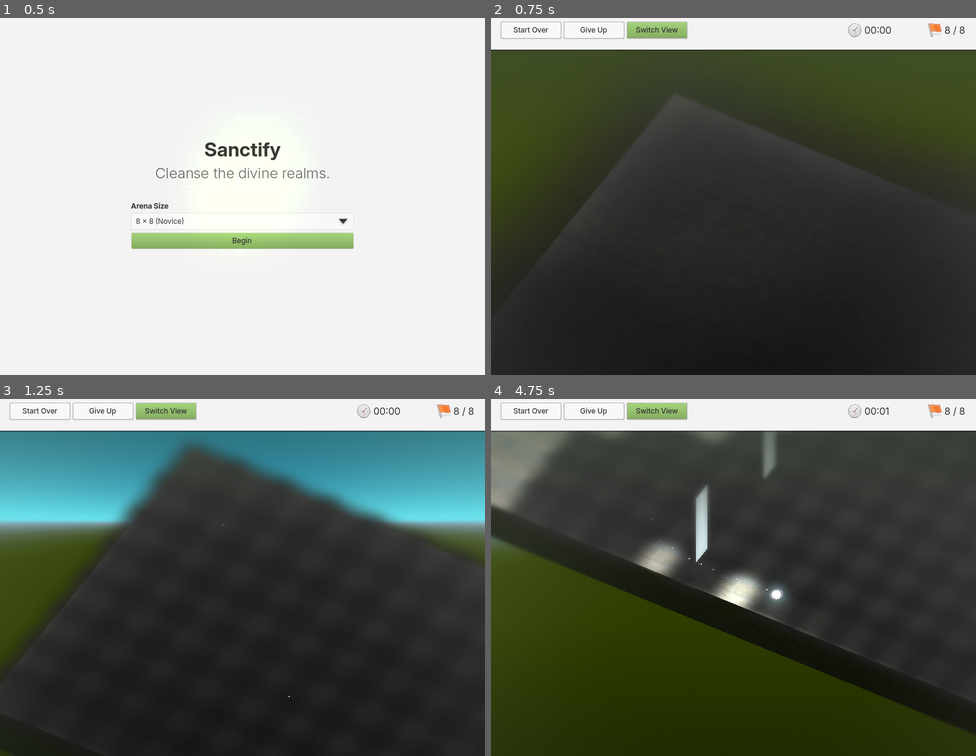
Above: before the commit, frames 1-4 (two rows, left to right).
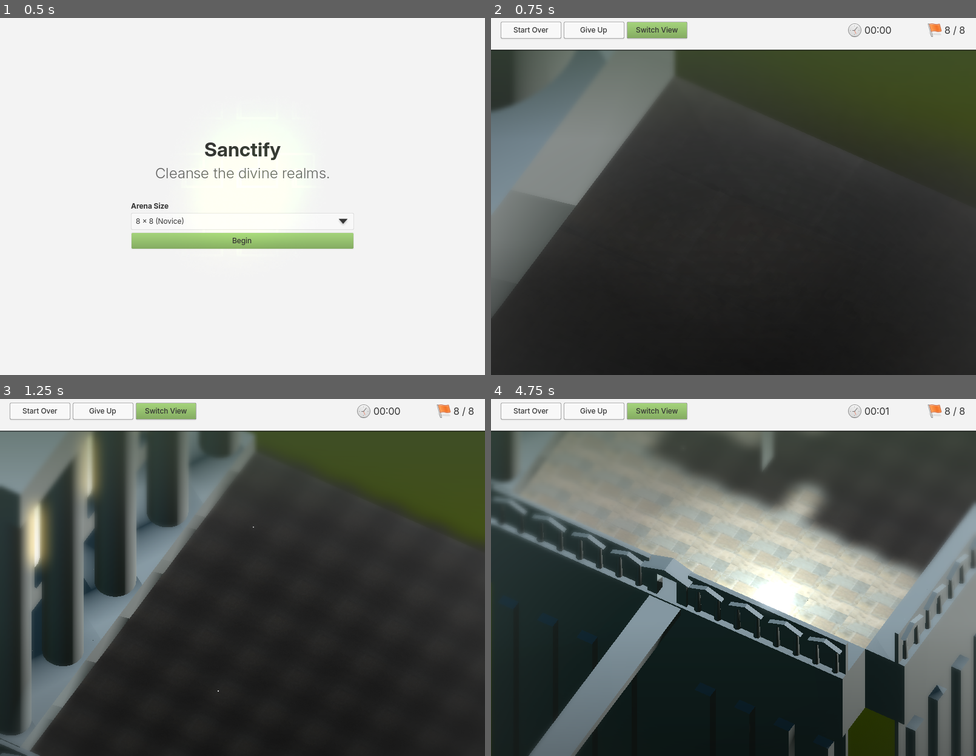
Above: after the commit, the same moments.

Repository: watsonprojects/Sanctify
Game: Godot game, scene res://main_menu.tscn
Same seed, same stepped clock (60 frames per second), same inputs: the game is played once before the commit and once after it.
Inputs (mouse positions are in pixels of both pictures, inside the frame that each line leads up to):
- Up to frame 1 (0.5 s): no input
- Up to frame 2 (0.75 s): click "Begin" at 0.5 s
- Up to frame 3 (1.25 s): no input
- Up to frame 4 (4.75 s): click "Start Over" at 1.25 s; click "Start Over" at 2 s; tap Enter (cursor_reveal) at 2.75, 3.6 s; move the mouse to (840, 556) at 2.77 s; hold D (cursor_right) 2.78-3.53 s; hold Space (cursor_flag) 2.78-3.53 s; click (840, 556) at 2.92 s; move the mouse to (636, 591) at 3.52 s; hold S (cursor_down) 3.53-4.28 s; move the mouse to (782, 495) at 4.27 s; hold D (cursor_right) from 4.28 s (still down); right-click (782, 495) at 4.35 s

Frame 1 is identical in both runs. In frame 2, 16% of the frame differs, in the area x 0-77%, y 8-85%; in frame 3, 35%; in frame 4, 60%, in the area x 0-100%, y 9-100%.

Commit message:
Add precedural environment

Diff:
--- a/arena.tscn
+++ b/arena.tscn
@@ -52,6 +52,7 @@
 background_mode = 2
 background_color = Color(0.136715, 0.374687, 0.569955, 1)
 sky = SubResource("Sky_urgai")
+sky_custom_fov = 64.0
 ambient_light_source = 2
 ambient_light_color = Color(0.158472, 0.158472, 0.158472, 1)
 reflected_light_source = 2
@@ -70,7 +71,7 @@
 script = ExtResource("1_2d1np")
 
 [node name="Camera3D" type="Camera3D" parent="."]
-transform = Transform3D(0.866025, -0.353553, 0.353553, 0, 0.707107, 0.707107, -0.5, -0.612372, 0.612372, 7.07106, 14.8921, 12.2474)
+transform = Transform3D(0.866025, -0.383022, 0.321394, 0, 0.642787, 0.766044, -0.5, -0.663413, 0.55667, 6.42787, 16.0709, 11.1334)
 cull_mask = 1048567
 projection = 1
 size = 8.0
@@ -89,7 +90,7 @@
 grow_vertical = 2
 
 [node name="IsoCam" type="Node3D" parent="." node_paths=PackedStringArray("follow_target", "follow_targets")]
-transform = Transform3D(0.866025, -0.353553, 0.353553, 0, 0.707107, 0.707107, -0.5, -0.612372, 0.612372, 7.07106, 14.8921, 12.2474)
+transform = Transform3D(0.866025, -0.383022, 0.321394, 0, 0.642787, 0.766044, -0.5, -0.663413, 0.55667, 6.42787, 16.0709, 11.1334)
 script = ExtResource("3_qfict")
 follow_mode = 5
 follow_target = NodePath("../Cursor")
--- /dev/null
+++ b/prefabs/themed_blocks/sand_stone/sand_stone_door.tscn
@@ -0,0 +1,39 @@
+[gd_scene load_steps=6 format=3 uid="uid://b154lmrqrqsoc"]
+
+[sub_resource type="BoxMesh" id="BoxMesh_jsyq1"]
+size = Vector3(1, 2, 1)
+
+[sub_resource type="BoxMesh" id="BoxMesh_pnp61"]
+size = Vector3(0.1, 20, 1)
+
+[sub_resource type="PrismMesh" id="PrismMesh_bvr4i"]
+size = Vector3(1.235, 0.23, 0.405)
+
+[sub_resource type="BoxMesh" id="BoxMesh_wmicy"]
+size = Vector3(0.25, 1, 0.25)
+
+[sub_resource type="BoxMesh" id="BoxMesh_svoqp"]
+size = Vector3(100, 0.2, 0.8)
+
+[node name="Door" type="MeshInstance3D"]
+mesh = SubResource("BoxMesh_jsyq1")
+
+[node name="MeshInstance3D" type="MeshInstance3D" parent="."]
+transform = Transform3D(1, 0, 0, 0, 1, 0, 0, 0, 1, 0.301, -9.05, 0)
+mesh = SubResource("BoxMesh_pnp61")
+
+[node name="MeshInstance3D2" type="MeshInstance3D" parent="."]
+transform = Transform3D(-4.37114e-08, 0, 1, 0, 1, 0, -1, 0, -4.37114e-08, 0.341003, 1.96496, -1.49057e-08)
+mesh = SubResource("PrismMesh_bvr4i")
+
+[node name="MeshInstance3D3" type="MeshInstance3D" parent="."]
+transform = Transform3D(1, 0, 0, 0, 1, 0, 0, 0, 1, 0.305, 1.34949, 0.375)
+mesh = SubResource("BoxMesh_wmicy")
+
+[node name="MeshInstance3D4" type="MeshInstance3D" parent="."]
+transform = Transform3D(1, 0, 0, 0, 1, 0, 0, 0, 1, 0.305, 1.349, -0.375)
+mesh = SubResource("BoxMesh_wmicy")
+
+[node name="MeshInstance3D5" type="MeshInstance3D" parent="."]
+transform = Transform3D(1, 0, 0, 0, 1, 0, 0, 0, 1, 50.34, 0.85, 0)
+mesh = SubResource("BoxMesh_svoqp")
--- /dev/null
+++ b/prefabs/themed_blocks/sand_stone/sand_stone_outer_wall.tscn
@@ -0,0 +1,22 @@
+[gd_scene load_steps=4 format=3 uid="uid://bx3ryxjqt1lcx"]
+
+[sub_resource type="BoxMesh" id="BoxMesh_oob6i"]
+size = Vector3(1, 2, 1)
+
+[sub_resource type="BoxMesh" id="BoxMesh_unoy4"]
+size = Vector3(0.5, 8, 1)
+
+[sub_resource type="BoxMesh" id="BoxMesh_0bm4s"]
+size = Vector3(21, 1, 1)
+
+[node name="SandStoneOuterWall" type="MeshInstance3D"]
+transform = Transform3D(1, 0, 0, 0, 1, 0, 0, 0, 1, 0, 1, 0)
+mesh = SubResource("BoxMesh_oob6i")
+
+[node name="MeshInstance3D" type="MeshInstance3D" parent="."]
+transform = Transform3D(1, 0, 0, 0, 1, 0, 0, 0, 1, -0.25, 4, 0)
+mesh = SubResource("BoxMesh_unoy4")
+
+[node name="MeshInstance3D2" type="MeshInstance3D" parent="."]
+transform = Transform3D(1, 0, 0, 0, 1, 0, 0, 0, 1, -10, 8, 0)
+mesh = SubResource("BoxMesh_0bm4s")
--- /dev/null
+++ b/prefabs/themed_blocks/sand_stone/sand_stone_outer_wall_window.tscn
@@ -0,0 +1,40 @@
+[gd_scene load_steps=5 format=3 uid="uid://dwilajrholqo3"]
+
+[sub_resource type="BoxMesh" id="BoxMesh_oob6i"]
+size = Vector3(1, 2, 1)
+
+[sub_resource type="BoxMesh" id="BoxMesh_0bm4s"]
+size = Vector3(21, 1, 1)
+
+[sub_resource type="StandardMaterial3D" id="StandardMaterial3D_1mngp"]
+emission_enabled = true
+emission = Color(0.713649, 0.520162, 0, 1)
+emission_energy_multiplier = 3.0
+
+[sub_resource type="PlaneMesh" id="PlaneMesh_skcb3"]
+size = Vector2(1, 4)
+orientation = 0
+
+[node name="SandStoneOuterWall" type="MeshInstance3D"]
+transform = Transform3D(1, 0, 0, 0, 1, 0, 0, 0, 1, 0, 1, 0)
+mesh = SubResource("BoxMesh_oob6i")
+
+[node name="MeshInstance3D2" type="MeshInstance3D" parent="."]
+transform = Transform3D(1, 0, 0, 0, 1, 0, 0, 0, 1, -10, 8, 0)
+mesh = SubResource("BoxMesh_0bm4s")
+
+[node name="CSGCombiner3D" type="CSGCombiner3D" parent="."]
+
+[node name="CSGBox3D" type="CSGBox3D" parent="CSGCombiner3D"]
+transform = Transform3D(1, 0, 0, 0, 1, 0, 0, 0, 1, -0.25, 4, 0)
+size = Vector3(0.5, 8, 1)
+
+[node name="CSGPolygon3D" type="CSGPolygon3D" parent="CSGCombiner3D"]
+transform = Transform3D(-3.0598e-08, 0, 1, 0, 1, 0, -0.7, 0, -4.37114e-08, 0.219422, 3, 0.347772)
+operation = 2
+polygon = PackedVector2Array(0, -1.4, 0, 1, 0.1, 1.9, 0.2, 2.1, 0.3, 2.2, 0.5, 2.3, 0.7, 2.2, 0.8, 2.1, 0.9, 1.9, 1, 1, 1, 1, 1, 1, 1, 1, 1, 1, 1, -1.4, 0.9, -1.5, 0.1, -1.5)
+
+[node name="MeshInstance3D" type="MeshInstance3D" parent="."]
+transform = Transform3D(1, 0, 0, 0, 1, 0, 0, 0, 1, -0.289001, 3.40212, 0)
+material_override = SubResource("StandardMaterial3D_1mngp")
+mesh = SubResource("PlaneMesh_skcb3")
--- /dev/null
+++ b/prefabs/themed_blocks/sand_stone/sand_stone_pillar.tscn
@@ -0,0 +1,23 @@
+[gd_scene load_steps=4 format=3 uid="uid://lo85ehhs6t05"]
+
+[sub_resource type="BoxMesh" id="BoxMesh_oob6i"]
+size = Vector3(1, 2, 1)
+
+[sub_resource type="CylinderMesh" id="CylinderMesh_vpf10"]
+top_radius = 0.4
+bottom_radius = 0.4
+height = 7.0
+
+[sub_resource type="BoxMesh" id="BoxMesh_0bm4s"]
+
+[node name="SandStonePillar" type="MeshInstance3D"]
+transform = Transform3D(1, 0, 0, 0, 1, 0, 0, 0, 1, 0, 1, 0)
+mesh = SubResource("BoxMesh_oob6i")
+
+[node name="MeshInstance3D" type="MeshInstance3D" parent="."]
+transform = Transform3D(1, 0, 0, 0, 1, 0, 0, 0, 1, 0, 4, 0)
+mesh = SubResource("CylinderMesh_vpf10")
+
+[node name="MeshInstance3D2" type="MeshInstance3D" parent="."]
+transform = Transform3D(1, 0, 0, 0, 1, 0, 0, 0, 1, 0, 8, 0)
+mesh = SubResource("BoxMesh_0bm4s")
--- /dev/null
+++ b/prefabs/themed_blocks/sand_stone/sand_stone_pillar_beam.tscn
@@ -0,0 +1,14 @@
+[gd_scene load_steps=3 format=3 uid="uid://d4j6vdx6dd8sl"]
+
+[sub_resource type="BoxMesh" id="BoxMesh_oob6i"]
+size = Vector3(1, 2, 1)
+
+[sub_resource type="BoxMesh" id="BoxMesh_0bm4s"]
+
+[node name="SandStonePillar" type="MeshInstance3D"]
+transform = Transform3D(1, 0, 0, 0, 1, 0, 0, 0, 1, 0, 1, 0)
+mesh = SubResource("BoxMesh_oob6i")
+
+[node name="MeshInstance3D2" type="MeshInstance3D" parent="."]
+transform = Transform3D(1, 0, 0, 0, 1, 0, 0, 0, 1, 0, 8, 0)
+mesh = SubResource("BoxMesh_0bm4s")
--- /dev/null
+++ b/prefabs/themed_blocks/sand_stone/sand_stone_wall.tscn
@@ -0,0 +1,42 @@
+[gd_scene load_steps=6 format=3 uid="uid://c06wixb1nkbto"]
+
+[sub_resource type="BoxMesh" id="BoxMesh_jsyq1"]
+size = Vector3(1, 2, 1)
+
+[sub_resource type="BoxMesh" id="BoxMesh_rjn55"]
+size = Vector3(0.1, 20, 1)
+
+[sub_resource type="CylinderMesh" id="CylinderMesh_5xe87"]
+top_radius = 0.05
+bottom_radius = 0.1
+height = 1.0
+radial_segments = 8
+
+[sub_resource type="PrismMesh" id="PrismMesh_1rwt1"]
+size = Vector3(0.83, 0.17, 0.255)
+
+[sub_resource type="BoxMesh" id="BoxMesh_ftw2u"]
+size = Vector3(0.32, 20, 0.395)
+
+[node name="Wall" type="MeshInstance3D"]
+mesh = SubResource("BoxMesh_jsyq1")
+
+[node name="MeshInstance3D" type="MeshInstance3D" parent="."]
+transform = Transform3D(1, 0, 0, 0, 1, 0, 0, 0, 1, 0.301, -7.99604, 0)
+mesh = SubResource("BoxMesh_rjn55")
+
+[node name="Pillar2" type="MeshInstance3D" parent="."]
+transform = Transform3D(1, 0, 0, 0, 1, 0, 0, 0, 1, 0.359, 1.25496, 0.25)
+mesh = SubResource("CylinderMesh_5xe87")
+
+[node name="Pillar3" type="MeshInstance3D" parent="."]
+transform = Transform3D(1, 0, 0, 0, 1, 0, 0, 0, 1, 0.359, 1.25496, -0.25)
+mesh = SubResource("CylinderMesh_5xe87")
+
+[node name="MeshInstance3D2" type="MeshInstance3D" parent="."]
+transform = Transform3D(-4.37114e-08, 0, 1, 0, 1, 0, -1, 0, -4.37114e-08, 0.341003, 1.83996, -1.49057e-08)
+mesh = SubResource("PrismMesh_1rwt1")
+
+[node name="MeshInstance3D3" type="MeshInstance3D" parent="."]
+transform = Transform3D(1, 0, 0, 0, 1, 0, 0, 0, 1, 0.44, -11.464, 0)
+mesh = SubResource("BoxMesh_ftw2u")
--- a/src/arena.gd
+++ b/src/arena.gd
@@ -3,9 +3,15 @@
 class_name Arena
 
 const TILE_SCENE = preload("res://prefabs/themed_blocks/sand_stone/sandstone_tile.tscn")
-
-var grid_width = 8
-var grid_length = 16
+const PILLAR = preload("res://prefabs/themed_blocks/sand_stone/sand_stone_pillar.tscn")
+const BEAM = preload("res://prefabs/themed_blocks/sand_stone/sand_stone_pillar_beam.tscn")
+const WALL = preload("res://prefabs/themed_blocks/sand_stone/sand_stone_wall.tscn")
+const DOOR = preload("res://prefabs/themed_blocks/sand_stone/sand_stone_door.tscn")
+const OUTER_WALL = preload("res://prefabs/themed_blocks/sand_stone/sand_stone_outer_wall.tscn")
+const OUTER_WALL_WINDOW = preload("res://prefabs/themed_blocks/sand_stone/sand_stone_outer_wall_window.tscn")
+
+var grid_width = 9
+var grid_length = 9
 var mines = 8
 
 var board = []
@@ -24,6 +30,7 @@
 # Called when the node enters the scene tree for the first time.
 func _ready():
 	arrange_grid()
+	arrange_environment()
 	cursor.move(Vector2i(-1 + grid_length / 2, grid_width - 1))
 
 
@@ -173,3 +180,82 @@
 		$IsoCam.set_priority(10)
 		$TopCam.set_priority(0)
 		$Camera3D/DOF.visible = true
+
+
+
+func arrange_environment():
+	for y in range(grid_width):
+		if fmod(y, 2) == 0:
+			var pillar_instance = PILLAR.instantiate()  # Create an instance of the tile scene
+			# Set the tile's position in the grid
+			var _position = Vector3(
+				-1,  # X-position based on grid column
+				0,  # Y-position (you can change this if you want to stack tiles)
+				y   # Z-position based on grid row
+			)
+			pillar_instance.position = _position
+			add_child(pillar_instance)
+
+			var outer_wall_instance = OUTER_WALL.instantiate()  # Create an instance of the tile scene
+			# Set the tile's position in the grid
+			_position = Vector3(
+				-2,  # X-position based on grid column
+				0,  # Y-position (you can change this if you want to stack tiles)
+				y   # Z-position based on grid row
+			)
+			outer_wall_instance.position = _position
+			add_child(outer_wall_instance)
+		else:
+			var beam_instance = BEAM.instantiate()  # Create an instance of the tile scene
+			# Set the tile's position in the grid
+			var _position = Vector3(
+				-1,  # X-position based on grid column
+				0,  # Y-position (you can change this if you want to stack tiles)
+				y   # Z-position based on grid row
+			)
+			beam_instance.position = _position
+			add_child(beam_instance)
+
+			var outer_wall_window_instance = OUTER_WALL_WINDOW.instantiate()  # Create an instance of the tile scene
+			# Set the tile's position in the grid
+			_position = Vector3(
+				-2,  # X-position based on grid column
+				0,  # Y-position (you can change this if you want to stack tiles)
+				y   # Z-position based on grid row
+			)
+			outer_wall_window_instance.position = _position
+			add_child(outer_wall_window_instance)
+
+		var wall_instance = WALL.instantiate()  # Create an instance of the tile scene
+		# Set the tile's position in the grid
+		var _position = Vector3(
+			grid_length,  # X-position based on grid column
+			0,  # Y-position (you can change this if you want to stack tiles)
+			y   # Z-position based on grid row
+		)
+		wall_instance.position = _position
+		add_child(wall_instance)
+
+	for x in range(grid_length):
+		if x != int(grid_length / 2):
+			var wall_instance = WALL.instantiate()  # Create an instance of the tile scene
+			# Set the tile's position in the grid
+			var _position = Vector3(
+				x,  # X-position based on grid column
+				0,  # Y-position (you can change this if you want to stack tiles)
+				grid_width   # Z-position based on grid row
+			)
+			wall_instance.position = _position
+			wall_instance.rotate_y(-PI / 2)
+			add_child(wall_instance)
+		else:
+			var door_instance = DOOR.instantiate()  # Create an instance of the tile scene
+			# Set the tile's position in the grid
+			var _position = Vector3(
+				x,  # X-position based on grid column
+				0,  # Y-position (you can change this if you want to stack tiles)
+				grid_width   # Z-position based on grid row
+			)
+			door_instance.position = _position
+			door_instance.rotate_y(-PI / 2)
+			add_child(door_instance)
